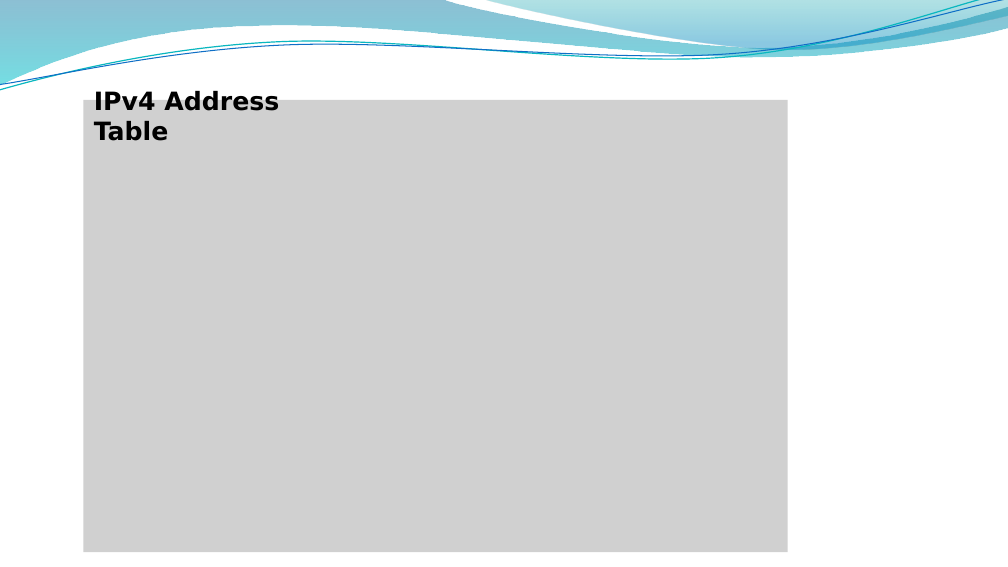
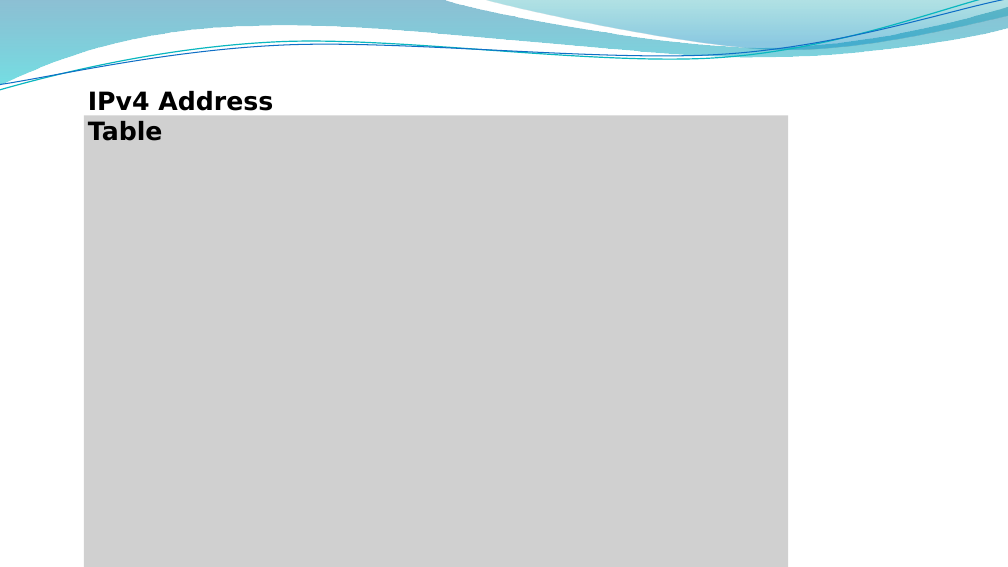
Before and after one commit to godwillngwanah/AWS-Sol-Arch-02, a slide deck: slide 4 of Batch-06/Proff Lecture Material/16. IP Address.pptx. Drawn at 1008x567 pixels with LibreOffice and Linux fonts; fonts in the diff are those of the drawing; grey boxes stand for pictures; background and template pictures are left out. Boxes give left, top, right and bottom in pixels: in the first picture for what was removed or moved away, otherwise in the second. Text is boxed around its words. In the diff, an @@ line names an element or a change of style, - is before the commit and + after.

```diff
--- a/Batch-06/Proff Lecture Material/16. IP Address.pptx
+++ b/Batch-06/Proff Lecture Material/16. IP Address.pptx
@@ text "IPv4 Address Table": place and size @@
-text "IPv4 Address Table" at (94, 89, 279, 141)
+text "IPv4 Address Table" at (88, 91, 273, 141)
@@ picture: place and size @@
-picture at (84, 100, 788, 552)
+picture at (84, 116, 788, 567)
```
Also in this commit, not shown: 2 other slides changed, 56 other files.
